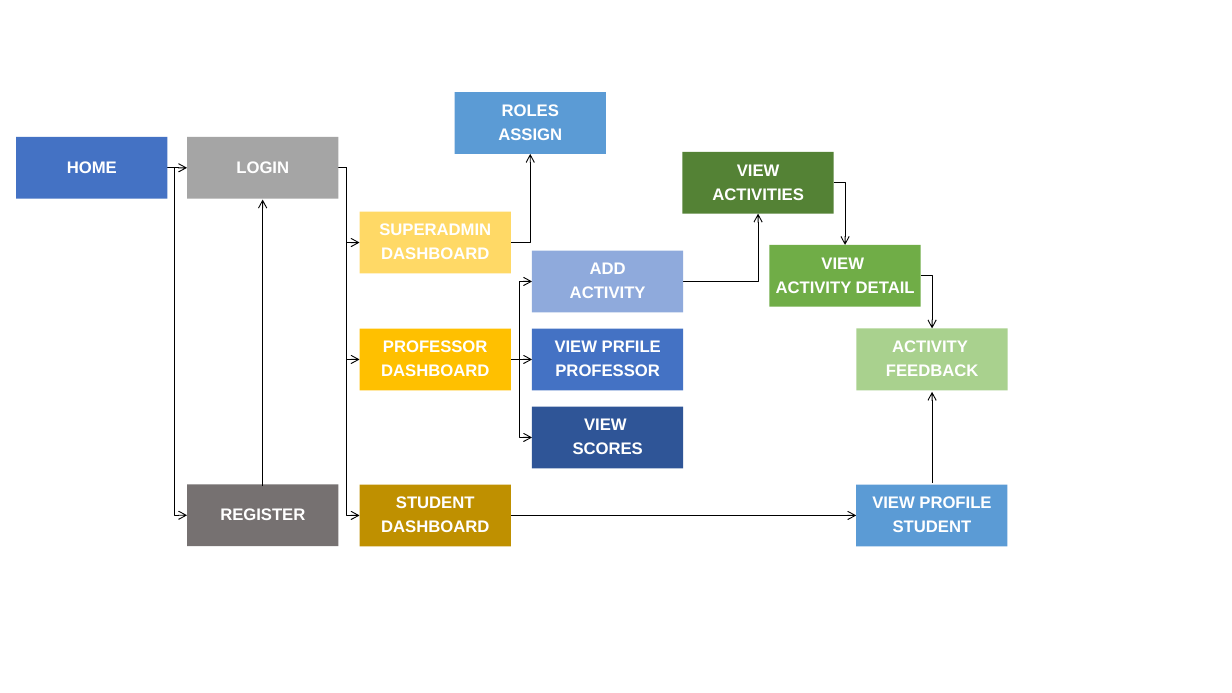
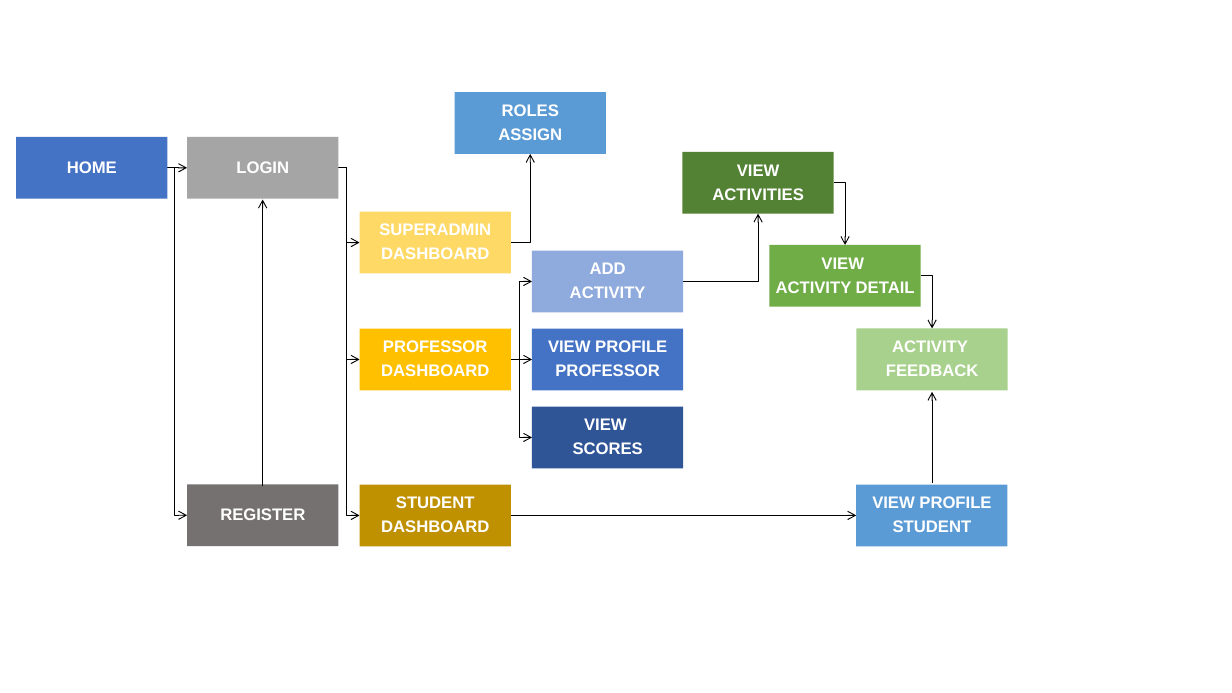
Before and after one commit to Grupo-8-Mintic-Uninorte/grupo8, a slide deck: slide 1 of design/website_map.pptx. Drawn at 1232x693 pixels with LibreOffice and Linux fonts; fonts in the diff are those of the drawing. Boxes give left, top, right and bottom in pixels: in the first picture for what was removed or moved away, otherwise in the second. Text is boxed around its words. In the diff, an @@ line names an element or a change of style, - is before the commit and + after.

Commit message:
Fix: Typo: website_map.pptx
Update: mockups.epgz
Add pages and make login page

```diff
--- a/design/website_map.pptx
+++ b/design/website_map.pptx
@@ text at bbox=[548, 340, 667, 352]: text changed @@
-VIEW PRFILE
+VIEW PROFILE
```
Also in this commit, not shown: 1 other file.
